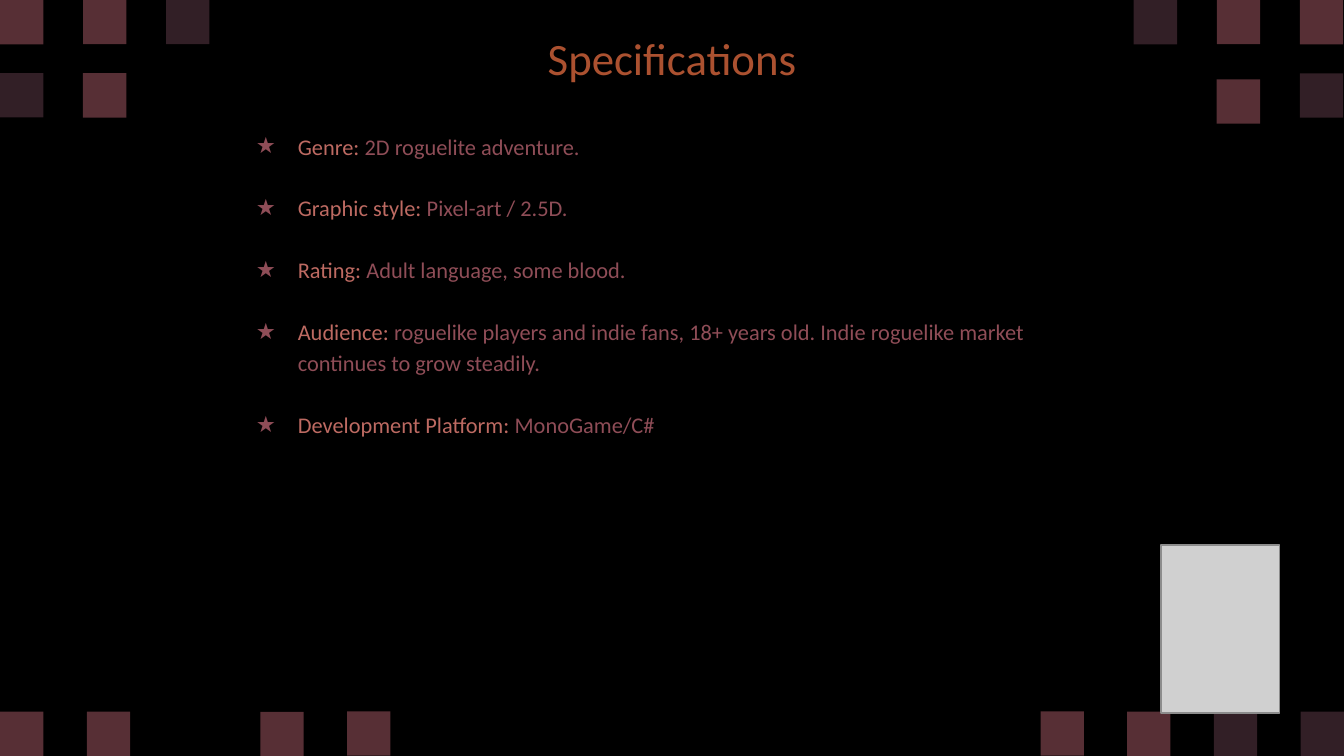
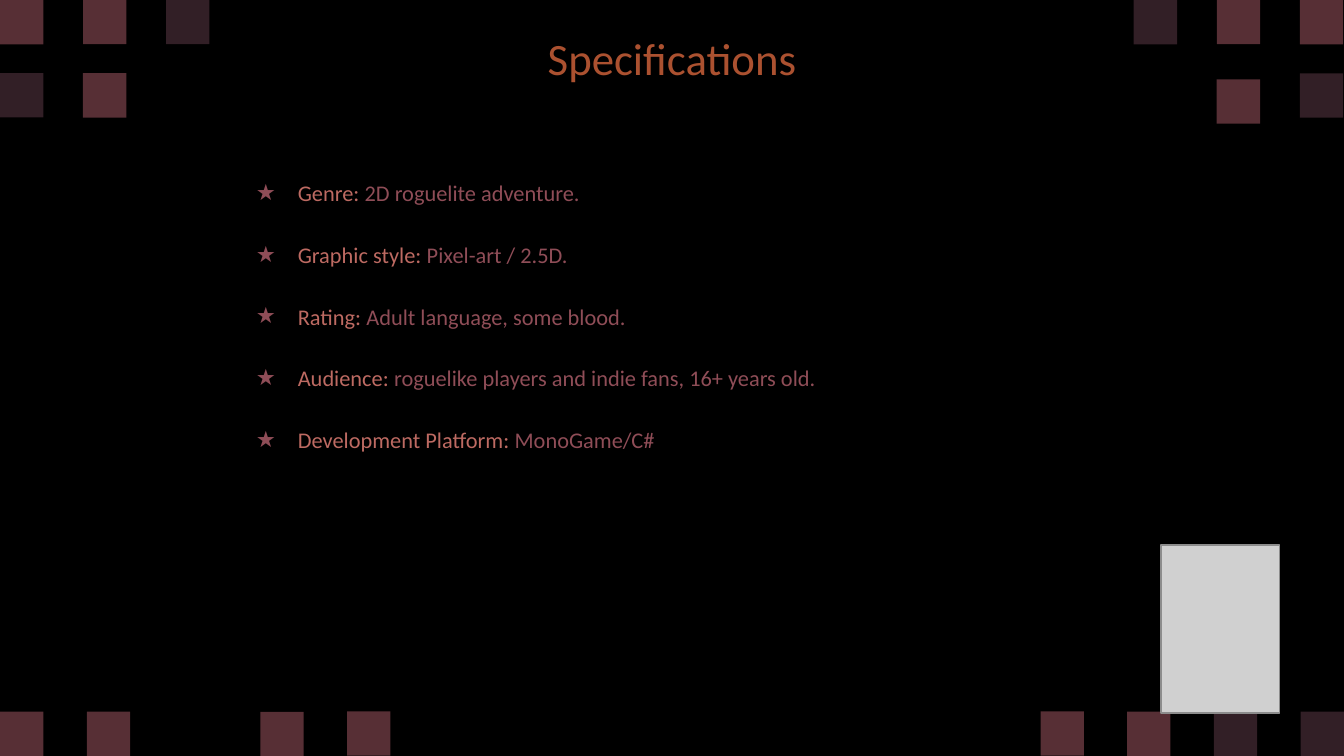
Before and after one commit to diegohcanepa/Remizione, a slide deck: slide 3 of Pitch Deck.pptx. Drawn at 1344x756 pixels with LibreOffice and Linux fonts; fonts in the diff are those of the drawing; grey boxes stand for pictures. Boxes give left, top, right and bottom in pixels: in the first picture for what was removed or moved away, otherwise in the second. Text is boxed around its words. In the diff, an @@ line names an element or a change of style, - is before the commit and + after.

```diff
--- a/Pitch Deck.pptx
+++ b/Pitch Deck.pptx
@@ subtitle "Genre: 2D roguelite adventure.": place and size @@
-subtitle "Genre: 2D roguelite adventure." at [298,139,1023,437]
+subtitle "Genre: 2D roguelite adventure." at [298,185,815,452]
@@ subtitle at [298,370,815,390]: text changed @@
-★ Audience: roguelike players and indie fans, 18+ years old. Indie roguelike market continues to grow steadily.
+★ Audience: roguelike players and indie fans, 16+ years old.
```
Also in this commit, not shown: 7 other slides changed, 10 slides added, 7 other files.
